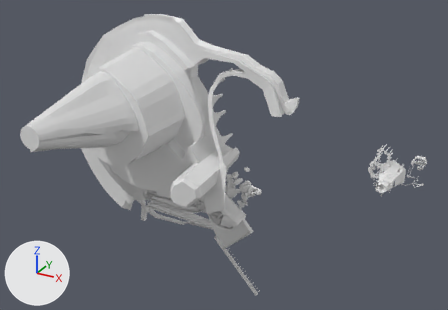
The OBJ model assets/models/level/rock/model.obj: old version first, new version second.
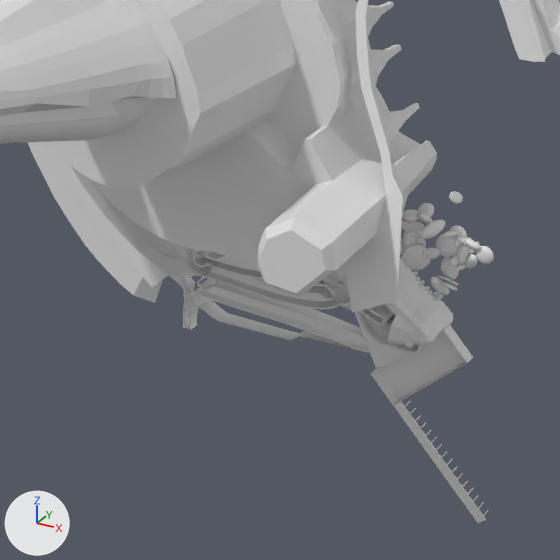
There are two pictures of each version: one whole from a camera (50 mm lens) standing at (346.0, -2156.0, 1000.0) and looking at (-709.0, -238.0, 41.0), one close up on the part from 16% to 64% of the width and 30% to 100% of the height. The axes (+X, +Y, +Z) are drawn at lower left. The lights are the same throughout. The first two pictures are the older version. Where no turn or scale is listed for an object, it has been applied to the vertices.

In view in the first close-up: 'rockMesh'.
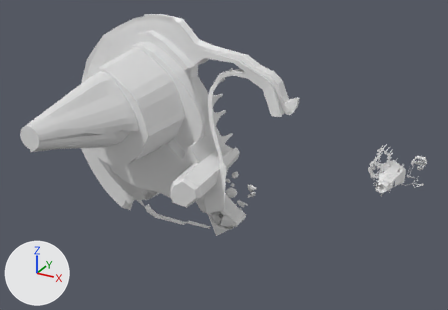
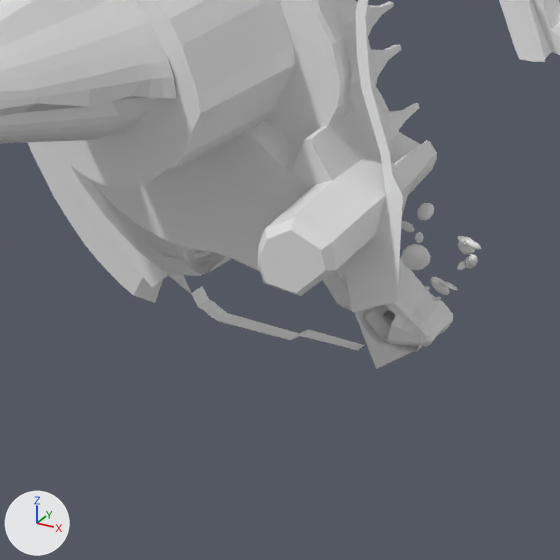
Pixel boxes [x1, y1, x2, y2] of what changed, in the close-ups (560 x 560 px):
'rockMesh', reshaped: before [0, 0, 560, 523]; after [0, 0, 560, 369]
part 1 of me_rockmesh, deleted: before [186, 191, 489, 523]
part 2 of me_rockmesh, cut back: before [180, 231, 494, 359]; after [212, 253, 222, 258]

Diff of the bpy script that builds the scene:
```diff
--- a/assets/models/level/rock/model.obj.py
+++ b/assets/models/level/rock/model.obj.py
@@ me_rockmesh @@
 # used by ob_rockmesh; location = (0.0, 0.0, 0.0)
-me_rockmesh.from_pydata(...)  # 16412 vertices, 28718 faces; spans x -1684.0..2.0, y -798.0..18.0, z -743.0..509.0
+me_rockmesh.from_pydata(...)  # 6775 vertices, 11320 faces; spans x -1684.0..2.0, y -798.0..18.0, z -494.0..509.0
+# me_rockmesh part 1: 114 loose pieces with 6904 vertices, spanning x -1270.0..-651.0, y -77.0..18.0, z -743.0..-114.0, are deleted
+# me_rockmesh part 2: 5 vertices moved within x -1193.0..-710.0, y -67.0..5.0, z -334.0..-187.0; 2733 vertices removed from x -1294.0..-649.0, y -77.0..18.0, z -516.0..-185.0
```
